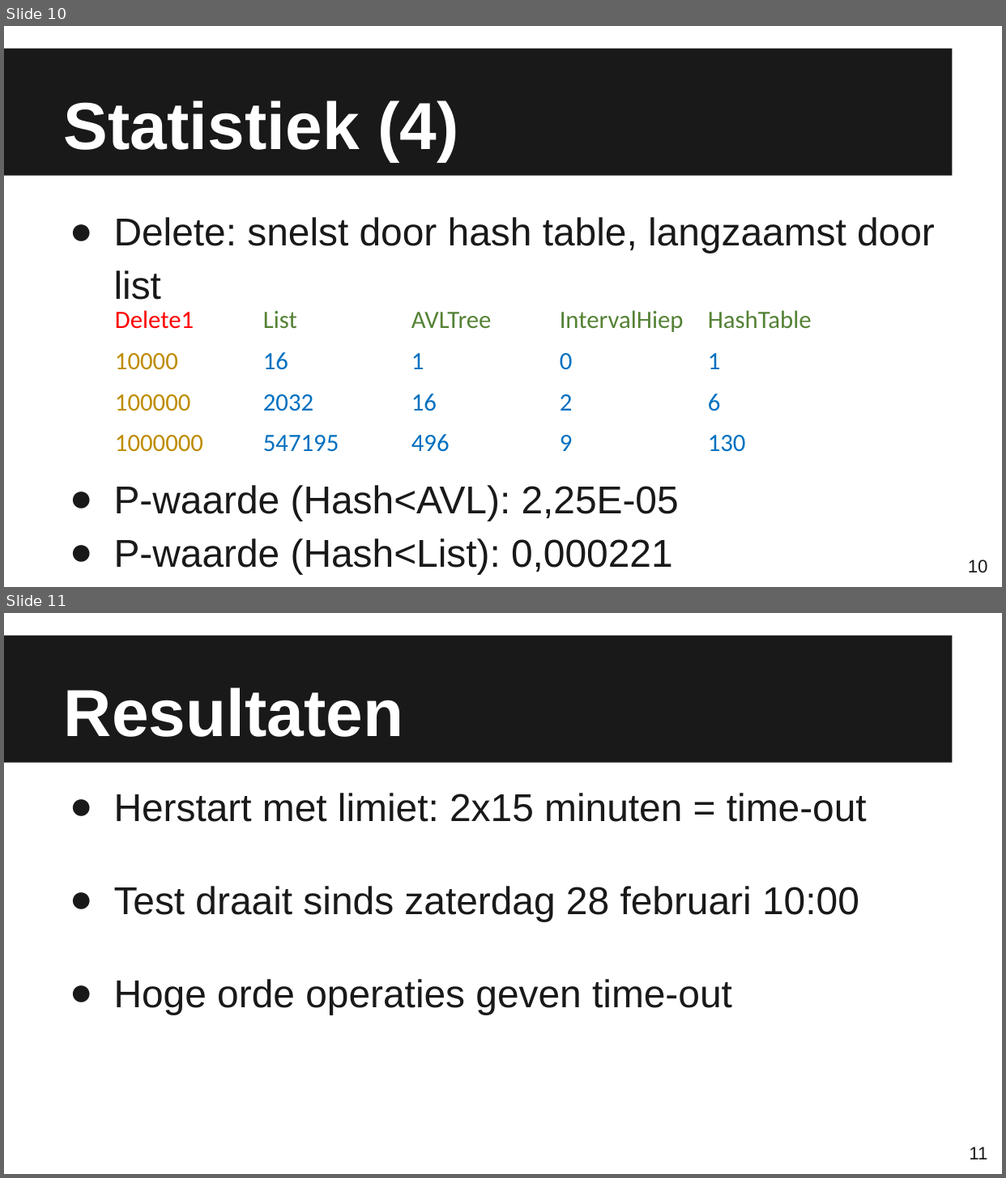
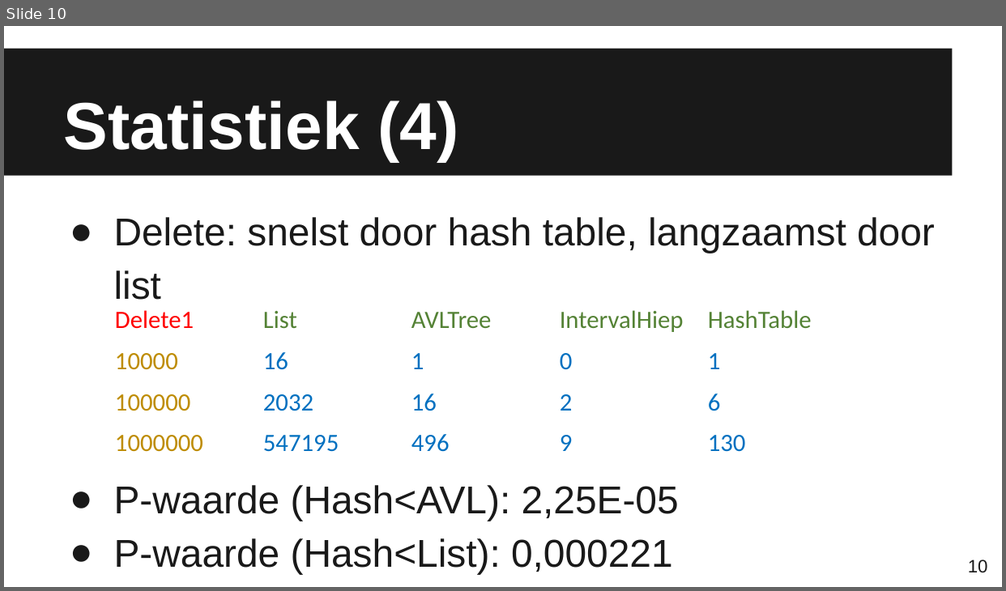
Before and after one commit to sammy0404/OMVISWEG, a slide deck: Eindpresentatie.pptx. Shown one above the other, each under a label of ours: slides 10 and 11 before the commit, slide 10 after it. The pictures are 1006x1178 and 1006x591 pixels, drawn with LibreOffice and Linux fonts; fonts in the diff are those of the drawing. Boxes give left, top, right and bottom in pixels: in the first picture for what was removed or moved away, otherwise in the second. Text is boxed around its words. In the diff, an @@ line names an element or a change of style, - is before the commit and + after.

```diff
--- a/Eindpresentatie.pptx
+++ b/Eindpresentatie.pptx
@@ slide 11 removed at (4,613,1002,1174), background #FFFFFF; not listed: 1 template element that a slide beside it also shows @@
@@ title removed at (64,688,404,737) @@
-Resultaten
@@ text removed at (114,793,867,1015) @@
-● Herstart met limiet: 2x15 minuten = time-out
-● Test draait sinds zaterdag 28 februari 10:00
-● Hoge orde operaties geven time-out
@@ page number removed at (969,1147,987,1160) @@
-11
```
Also in this commit, not shown: 1 slide changed, 2 slides added, 1 other slide removed.
